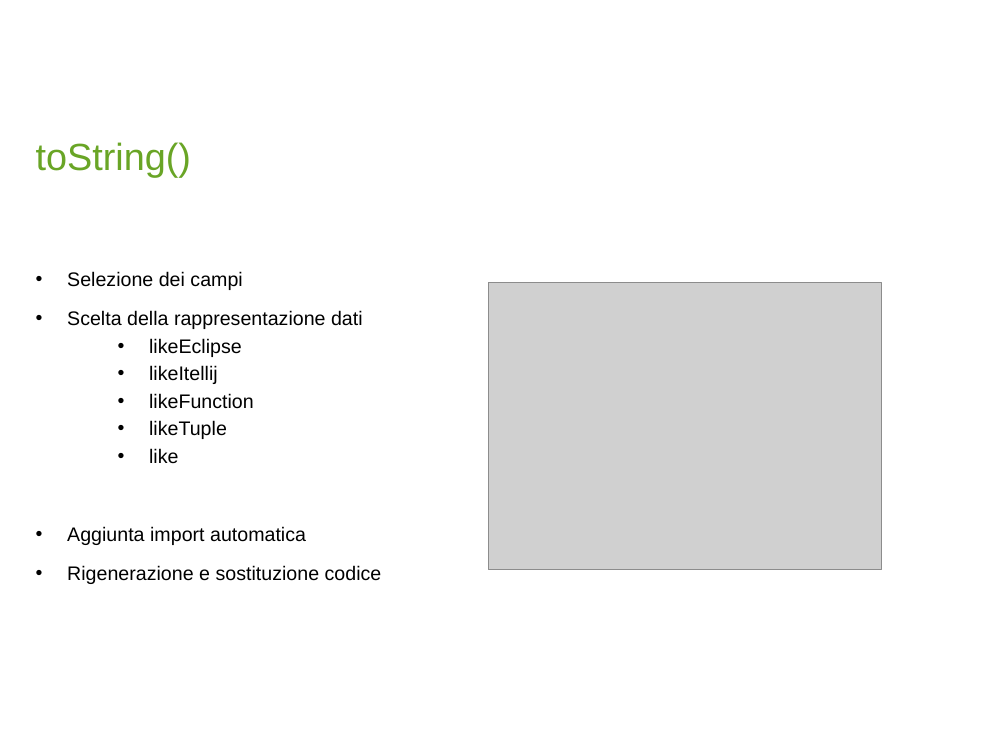
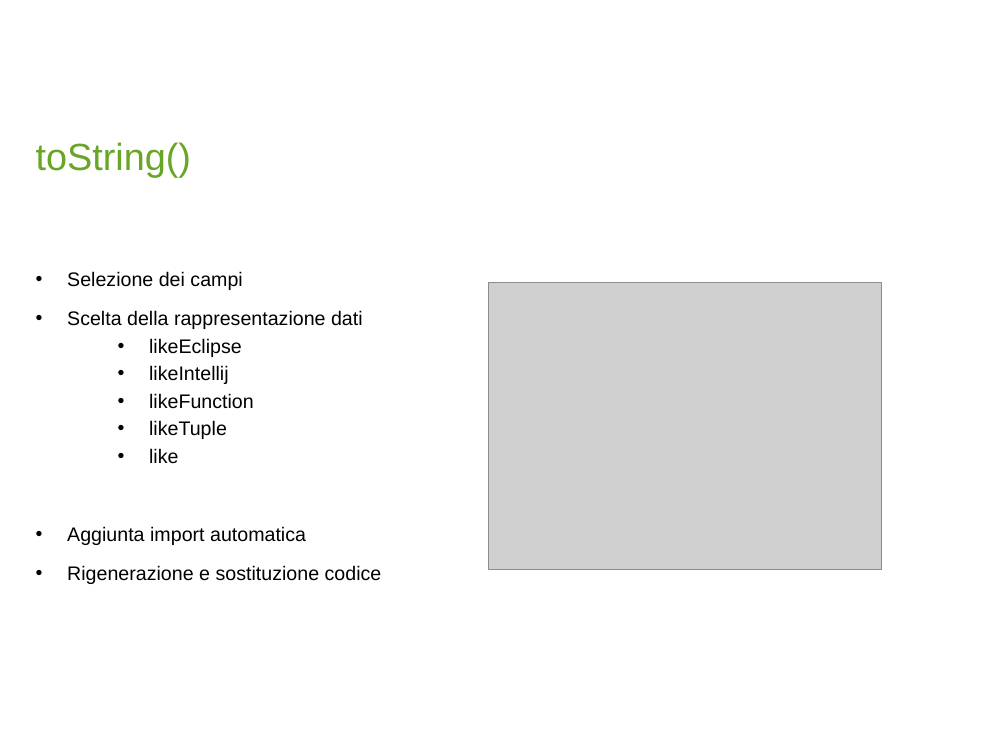
Before and after one commit to beffabryan/nerd4J-vscode-extension, a slide deck: slide 8 of pres_beffa.pptx. Drawn at 1008x756 pixels with LibreOffice and Linux fonts; fonts in the diff are those of the drawing; grey boxes stand for pictures; background and template pictures are left out. Boxes give left, top, right and bottom in pixels: in the first picture for what was removed or moved away, otherwise in the second. Text is boxed around its words. In the diff, an @@ line names an element or a change of style, - is before the commit and + after.

```diff
--- a/pres_beffa.pptx
+++ b/pres_beffa.pptx
@@ text at box(149, 365, 229, 384): text changed @@
-  • likeItellij
+  • likeIntellij
```
Also in this commit, not shown: 1 other slide changed, 10 other files.
